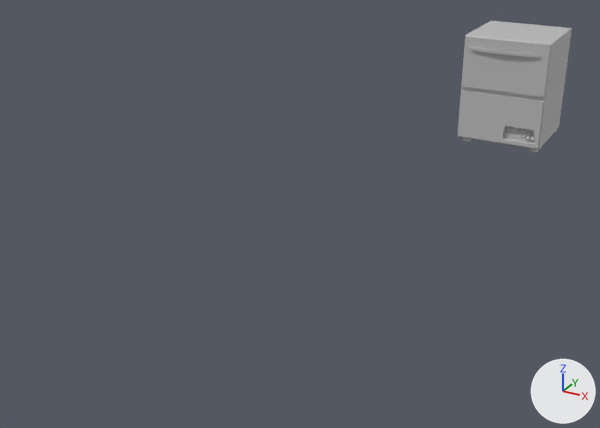
One commit to the FBX model FoodsOfFury/Assets/Models/Kitchen/FinishModels/BB_Washer.fbx: the scene before it, then after it.
Rendered twice from a camera (50 mm lens) standing at (-90.9, -180.6, 88.4) and looking at (-185.3, -8.9, 2.6). Lighting does not change. The marker at lower right points along +X, +Y and +Z.
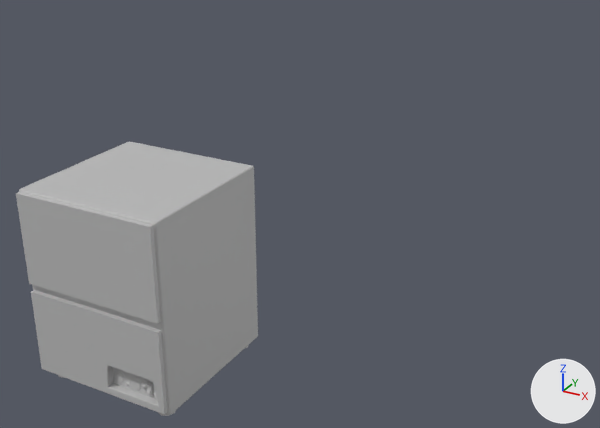
Changed parts and their boxes [x1, y1, x2, y2] in the pictures (600 x 428 px; the box of a moved part takes in the faces that stretch with it):
```json
{"object": "polySurface486", "change": "reshaped, moved, turned, rescaled", "before": [457, 21, 572, 152], "after": [16, 141, 258, 416]}
{"part": 1, "of": "me_mesh", "change": "moved or reshaped", "before": [505, 131, 511, 138], "after": [131, 379, 141, 390]}
{"part": 2, "of": "me_mesh", "change": "moved or reshaped", "before": [511, 127, 518, 134], "after": [123, 371, 133, 379]}
{"part": 3, "of": "me_mesh", "change": "moved or reshaped", "before": [457, 21, 572, 150], "after": [16, 141, 258, 415]}
{"part": 4, "of": "me_mesh", "change": "moved or reshaped", "after": [142, 382, 147, 389], "on screen": "not visible before"}
{"part": 5, "of": "me_mesh", "change": "moved or reshaped", "before": [516, 133, 522, 139], "after": [114, 373, 124, 384]}
{"part": 6, "of": "me_mesh", "change": "added", "after": [147, 384, 152, 394]}
{"part": 7, "of": "me_mesh", "change": "deleted", "before": [462, 47, 541, 152]}
```

Scene script edits in JSON lines:
```json
{"block": "me_mesh", "where": "# used by ob_polysurface486; location = (-158.7, 89.2, 16.9); rotation_euler = (1.571, 0.0, 3.142), in degrees (90, 0, 180); scale = (0.97, 0.97, 0.97)"}
{"op": "remove", "block": "me_mesh", "code": "me_mesh.from_pydata(...)  # 741 vertices, 712 faces; spans x -14.1..14.1, y -18.3..18.3, z -16.0..16.0"}
{"op": "add", "block": "me_mesh", "code": "me_mesh.from_pydata(...)  # 679 vertices, 660 faces; spans x -1446.3..1446.3, y -1866.9..1866.9, z -1486.3..1486.3"}
{"block": "me_mesh", "change": "me_mesh part 1: the loose piece of 85 vertices spanning x -4.2..-1.9, y -14.5..-12.1, z -13.5..-12.9 is multiplied about its middle by the matrix ((-102.835, 0.0, 0.001), (0.0, 102.834, 0.0), (0.0, 0.0, -102.835)), then moved by (694.5, -1373.5, 1335.8)"}
{"block": "me_mesh", "change": "me_mesh part 2: the loose piece of 85 vertices spanning x -6.2..-3.8, y -12.9..-10.5, z -13.3..-12.8 is multiplied about its middle by the matrix ((-102.835, 0.0, -0.002), (0.0, 102.809, -2.241), (0.0, -2.241, -102.809)), then moved by (515.1, -1213.8, 1315.1)"}
{"block": "me_mesh", "change": "me_mesh part 3: the loose piece of 152 vertices spanning x -14.1..14.1, y -16.7..18.3, z -14.8..14.1 is multiplied about its middle by the matrix ((-102.834, 0.0, 0.0), (0.0, 102.834, 0.0), (0.0, 0.0, -102.834)), then moved by (0.0, 64.0, 0.3)"}
{"block": "me_mesh", "change": "me_mesh part 4: the loose piece of 33 vertices spanning x -8.0..-6.4, y -11.9..-10.4, z -13.5..-12.7 is multiplied about its middle by the matrix ((-102.833, 0.0, 0.001), (0.0, 102.834, 0.0), (0.0, 0.0, -102.834)), then moved by (896.3, -1331.7, 1342.5)"}
{"block": "me_mesh", "change": "me_mesh part 5: the loose piece of 85 vertices spanning x -7.9..-5.5, y -14.5..-12.1, z -13.5..-12.9 is multiplied about its middle by the matrix ((-102.834, 0.0, -0.003), (0.0, 102.834, 0.0), (0.0, 0.0, -102.835)), then moved by (320.0, -1373.5, 1335.8)"}
{"block": "me_mesh", "change": "me_mesh part 6: a new loose piece of 20 vertices spanning x 976.2..1054.9, y -1419.4..-1257.1, z 1308.8..1408.3, in mat_washer_mat (grey #bcbcbc)"}
{"block": "me_mesh", "change": "me_mesh part 7: 8 loose pieces with 185 vertices, spanning x -13.1..13.0, y -18.0..14.8, z -16.0..12.9, are deleted"}
{"op": "set", "path": "ob_polysurface486.location", "old": "(-158.7, 89.2, 16.9)", "new": "(-180.4, -75.8, 17.5)"}
{"op": "set", "path": "ob_polysurface486.rotation_euler", "old": "(1.571, 0.0, 3.142)", "new": "(1.571, 0.0, 0.0)", "note": "degrees (90, 0, 180) -> degrees (90, 0, 0)"}
{"op": "set", "path": "ob_polysurface486.scale", "old": "(0.97, 0.97, 0.97)", "new": "(0.01, 0.01, 0.01)"}
```
